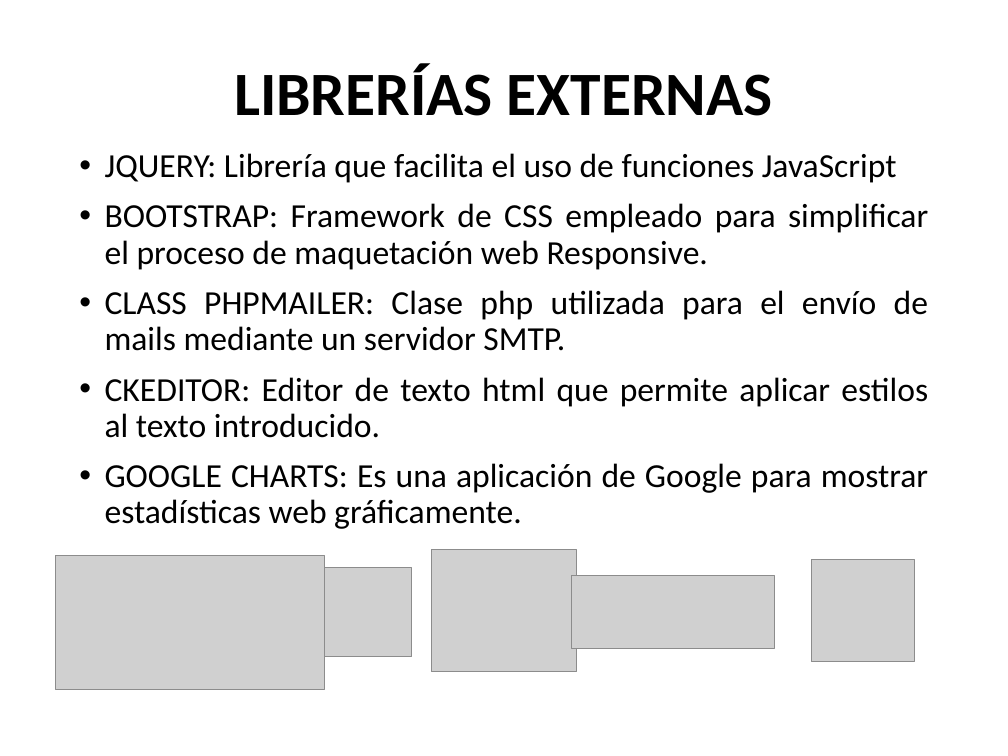
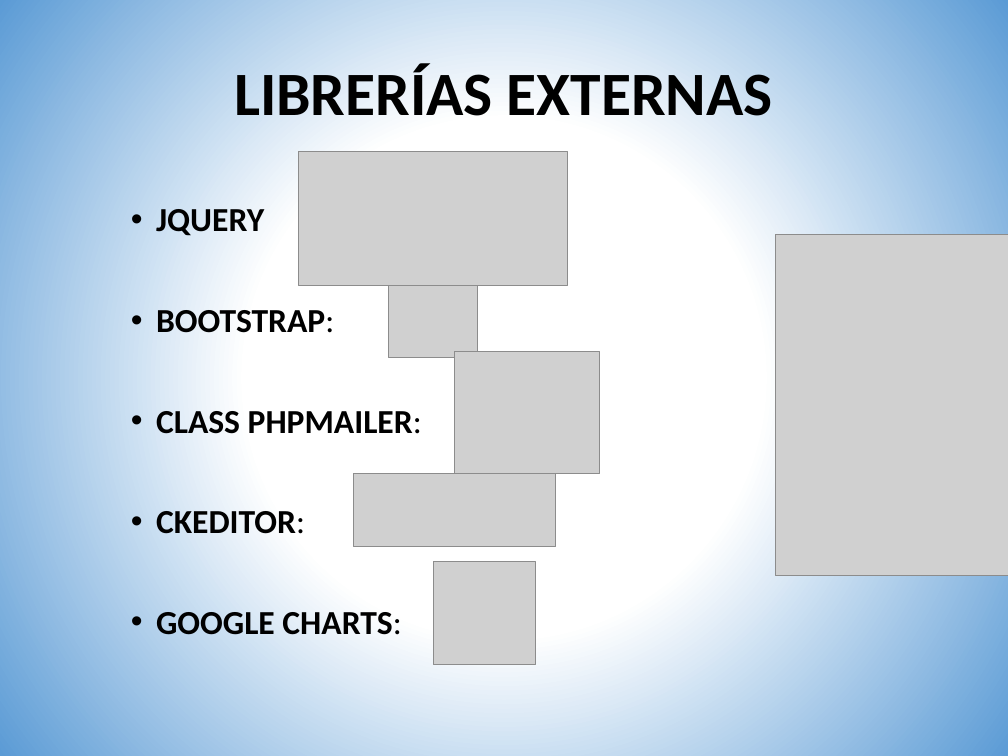
Before and after one commit to neglato/001_Proyecto_centro_buena, a slide deck: slide 21 of BBDD/exposicion.pptx. Drawn at 1008x756 pixels with LibreOffice and Linux fonts; fonts in the diff are those of the drawing; grey boxes stand for pictures. Boxes give left, top, right and bottom in pixels: in the first picture for what was removed or moved away, otherwise in the second. Text is boxed around its words. In the diff, an @@ line names an element or a change of style, - is before the commit and + after.

```diff
--- a/BBDD/exposicion.pptx
+++ b/BBDD/exposicion.pptx
@@ background #FFFFFF to gradient #FFFFFF to #5B9BD5 @@
@@ picture: place and size @@
-picture at [55, 555, 325, 689]
+picture at [298, 151, 568, 285]
@@ text at [156, 209, 422, 635]: text changed; bold on @@
-• JQUERY: Librería que facilita el uso de funciones JavaScript
-• BOOTSTRAP: Framework de CSS empleado para simplificar el proceso de maquetación web Responsive.
-• CLASS PHPMAILER: Clase php utilizada para el envío de mails mediante un servidor SMTP.
-• CKEDITOR: Editor de texto html que permite aplicar estilos al texto introducido.
-• GOOGLE CHARTS: Es una aplicación de Google para mostrar estadísticas web gráficamente.
+• JQUERY
+• BOOTSTRAP:
+• CLASS PHPMAILER:
+• CKEDITOR:
+• GOOGLE CHARTS:
@@ picture added at [775, 235, 1008, 576] @@
@@ picture: place and size @@
-picture at [323, 568, 411, 656]
+picture at [389, 269, 478, 358]
@@ picture: place and size @@
-picture at [431, 549, 577, 672]
+picture at [455, 351, 600, 474]
@@ picture: place and size @@
-picture at [572, 576, 774, 648]
+picture at [354, 474, 556, 546]
@@ picture: place and size @@
-picture at [811, 559, 914, 662]
+picture at [433, 562, 536, 665]
```
Also in this commit, not shown: 28 other slides changed, 4 slides added, 3 slides removed.
